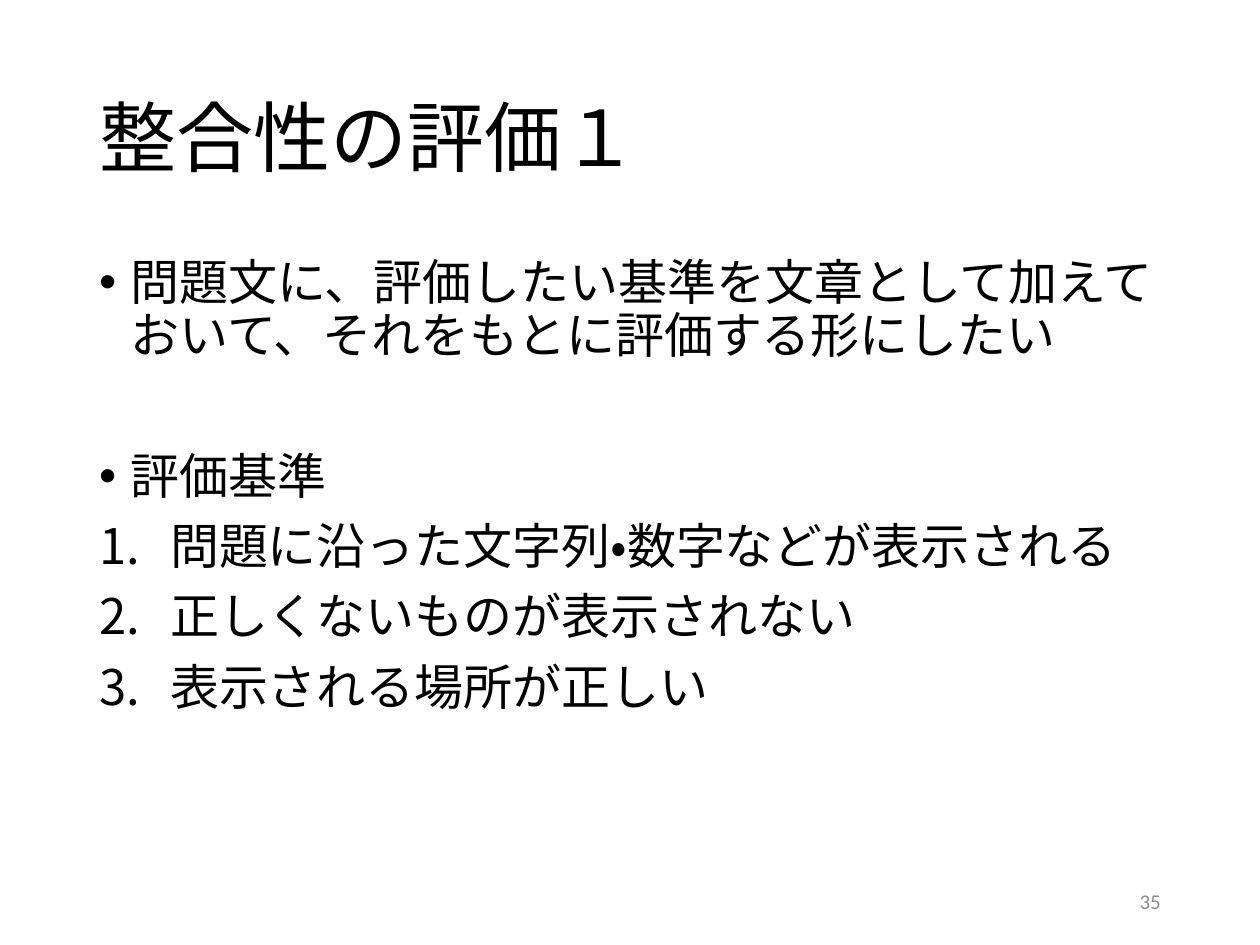
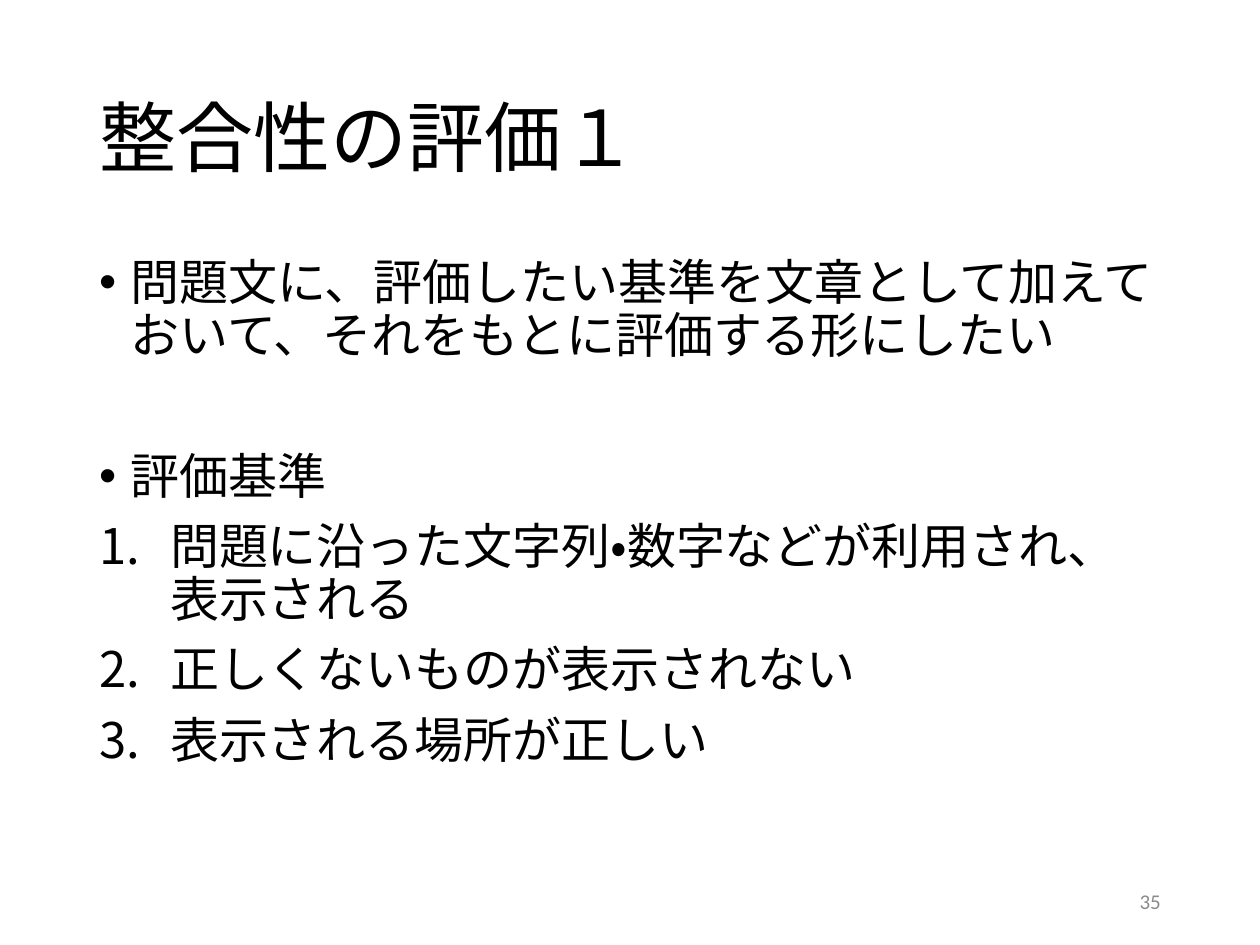
Before and after one commit to kait-takanolab/1821121-shimaoka-thesis, a slide deck: slide 35 of 1821121_shimaoka_sotsuken.pptx. Drawn at 1260x945 pixels with LibreOffice and Linux fonts; fonts in the diff are those of the drawing. Boxes give left, top, right and bottom in pixels: in the first picture for what was removed or moved away, otherwise in the second. Text is boxed around its words. In the diff, an @@ line names an element or a change of style, - is before the commit and + after.

```diff
--- a/1821121_shimaoka_sotsuken.pptx
+++ b/1821121_shimaoka_sotsuken.pptx
@@ text at (170,522,1117,621): text changed @@
-1. 問題に沿った文字列・数字などが表示される
+1. 問題に沿った文字列・数字などが利用され、表示される
```
Also in this commit, not shown: 5 other slides changed, 2 slides added, 2 other files.
